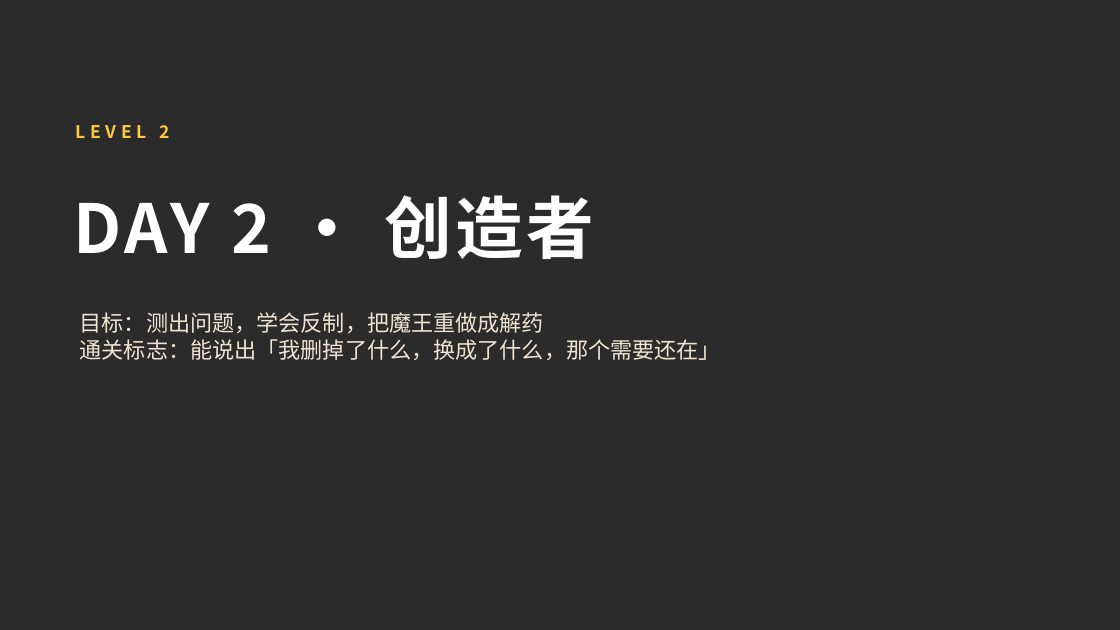
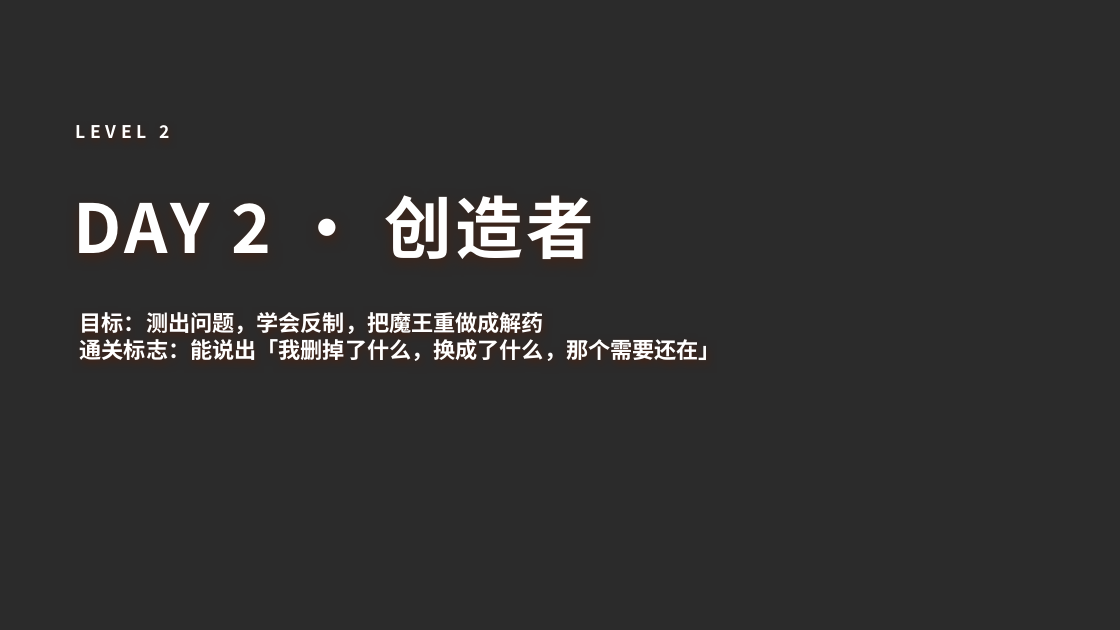
Before and after one commit to 1739467001-svg/Teenager-Guide, a slide deck: slide 30 of 上瘾自律/课件/上瘾自律_两天课件_主课件.pptx. Drawn at 1120x630 pixels with LibreOffice and Linux fonts; fonts in the diff are those of the drawing; background and template pictures are left out; a plain dark background stands for a picture behind light text. Boxes give left, top, right and bottom in pixels: in the first picture for what was removed or moved away, otherwise in the second. Text is boxed around its words. In the diff, an @@ line names an element or a change of style, - is before the commit and + after.

```diff
--- a/上瘾自律/课件/上瘾自律_两天课件_主课件.pptx
+++ b/上瘾自律/课件/上瘾自律_两天课件_主课件.pptx
@@ text "LEVEL 2" at box(76, 125, 170, 138): text colour #FFC93C to #FFFFFF @@
@@ text "目标：测出问题，学会反制，把魔王重做成解药" at box(80, 312, 721, 361): text colour #F0E2D0 to #FFFFFF, bold on @@
```
Also in this commit, not shown: 44 other slides changed, 8 other files.
